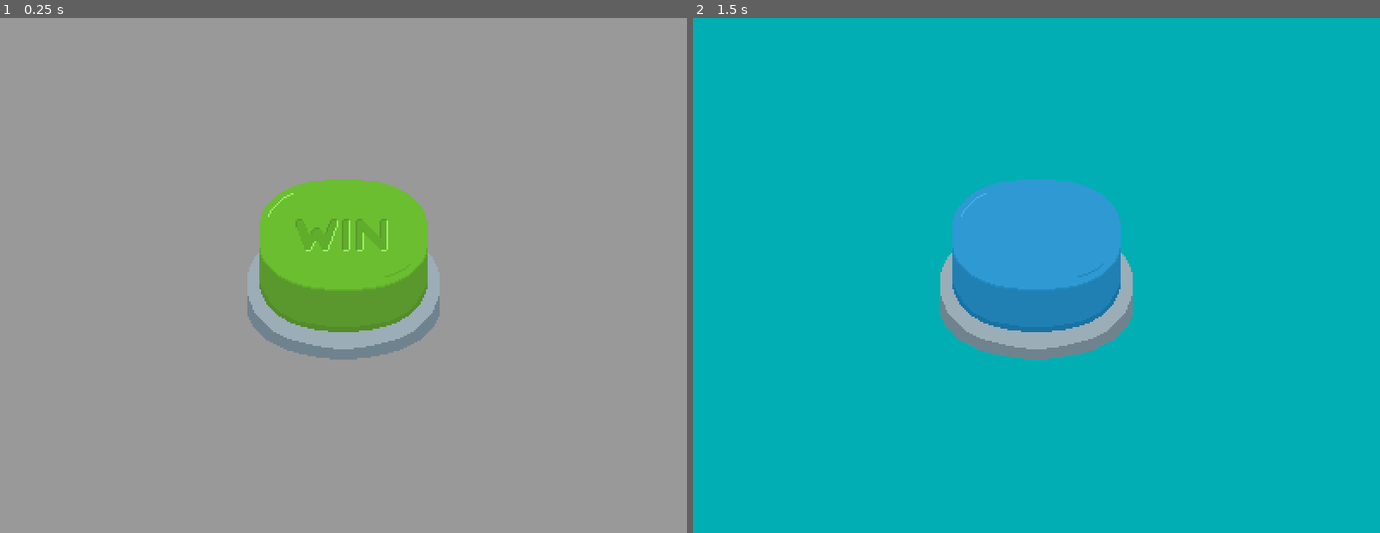
Above: before the commit, frames 1-2 (left to right).
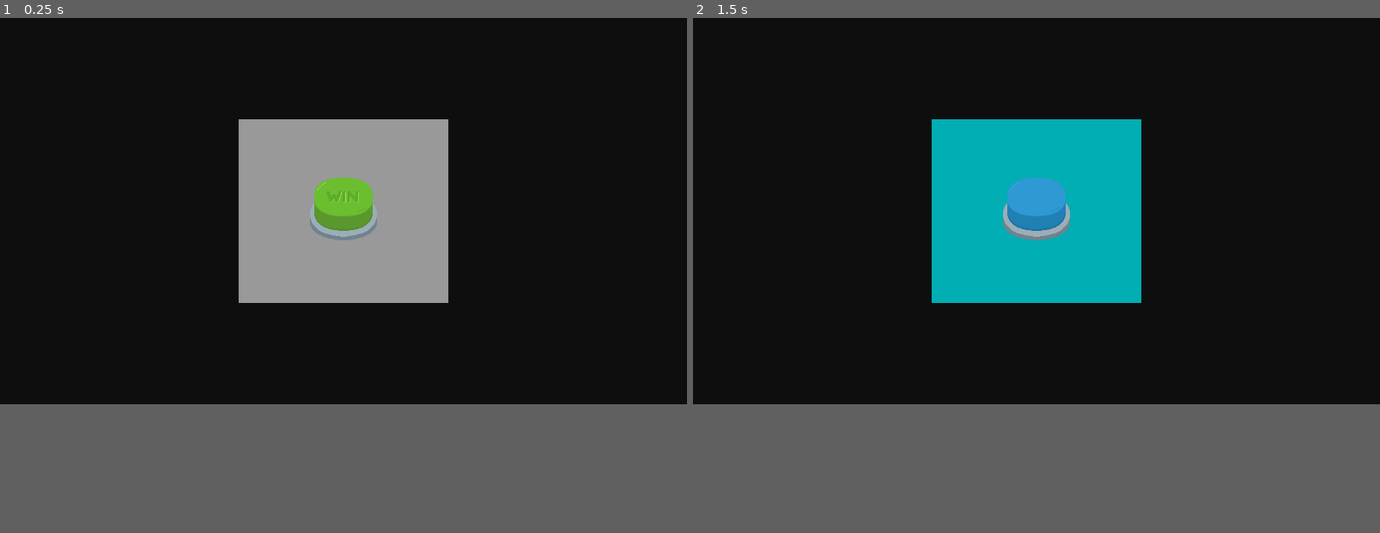
Above: after the commit, the same moments.

Repository: Ruebenritter/theonebuttongame
Game: Godot game, scene res://views/main.tscn
Same seed, same stepped clock (60 frames per second), same inputs: the game is played once before the commit and once after it.
Inputs (mouse positions are in pixels of both pictures, inside the frame that each line leads up to):
- Up to frame 1 (0.25 s): no input
- Up to frame 2 (1.5 s): click (1036, 275) at 0.5 s; click (1036, 275) at 1.25 s
In our replay, the window is 800x600 before the commit and 800x450 after it. These sizes can differ from the game's own. Grey fills any space a smaller window leaves; there, only what the larger window draws over its background counts as a difference.

The runs differ from the first frame. In frame 1, 69% of the frame differs, in the area x 0-100%, y 0-75%; in frame 2, 69%.

Commit message:
hold animation added

Diff:
--- a/project.godot
+++ b/project.godot
@@ -17,8 +17,6 @@
 
 [display]
 
-window/size/viewport_width=400
-window/size/viewport_height=300
 window/stretch/mode="viewport"
 
 [rendering]
--- a/view_models/ampel.gd
+++ b/view_models/ampel.gd
@@ -6,16 +6,18 @@
 enum Phase {RED, YELLOW, GREEN}
 var current_phase: Phase = Phase.RED
 var mouse_over = false
-
-@onready var phase_timer: Timer = $"PhaseTimer"
-@onready var button: Button = $"PanelContainer/CenterContainer/AmpelButton"
+var is_grace_period: bool = true
 
 
 func _ready():
-	button.modulate = Color.RED
-	button.text = "STOP"
-	phase_timer.wait_time = 2.0
-	phase_timer.start()
+	# Move mouse to a safe position
+	%AmpelAnimation.animation = "red"
+	%PhaseTimer.wait_time = 2.0
+	%GraceTimer.wait_time = 1.0
+	%GraceTimer.one_shot = true
+	%GraceTimer.autostart = true
+
+	%PhaseTimer.start()
 	current_phase = Phase.RED
 
 
@@ -23,32 +25,39 @@
 	match current_phase:
 		Phase.RED:
 			if mouse_over:
+				print("Mouse over during RED phase, lost!")
 				lost.emit()
 			current_phase = Phase.YELLOW
-			button.modulate = Color.YELLOW
-			button.text = "READY"
-			phase_timer.start()
+			%AmpelAnimation.animation = "yellow"
 		Phase.YELLOW:
 			if !mouse_over:
+				print("Mouse left during YELLOW phase, lost!")
 				lost.emit()
 			current_phase = Phase.GREEN
-			button.modulate = Color.GREEN
-			button.text = "WIN"
+			%AmpelAnimation.animation = "green"
 
 func _on_ampel_button_mouse_entered() -> void:
 	mouse_over = true
-	if current_phase == Phase.RED:
+	if current_phase == Phase.RED and not is_grace_period:
+		print("Mouse entered during RED phase, lost!")
 		lost.emit()
 
 
 func _on_ampel_button_mouse_exited() -> void:
 	mouse_over = false
-	if current_phase != Phase.GREEN:
-		lost.emit() # Replace with function body.
+	if current_phase != Phase.GREEN and not is_grace_period:
+		print("Mouse exited during non-GREEN phase, lost!")
+		lost.emit()
 
 
 func _on_ampel_button_pressed() -> void:
+	%AmpelAnimation.play(%AmpelAnimation.animation)
 	if current_phase != Phase.GREEN:
+		print("Button pressed during non-GREEN phase, lost!")
 		lost.emit()
 	else:
 		won.emit()
+
+
+func _on_grace_timer_timeout() -> void:
+	is_grace_period = false
--- a/view_models/genesis.gd
+++ b/view_models/genesis.gd
@@ -2,8 +2,8 @@
 
 signal won
 
-@onready var button: TextureButton = $"PanelContainer/CenterContainer/Button"
-@onready var anim: AnimatedSprite2D = $"PanelContainer/CenterContainer/Button/AnimatedSprite2D"
+
+@export var anim: AnimatedSprite2D;
 
 func _on_button_pressed() -> void:
 	anim.play("default")
--- a/view_models/hold_on.gd
+++ b/view_models/hold_on.gd
@@ -7,13 +7,14 @@
 @onready var animated_sprite: AnimatedSprite2D = %AnimatedSprite2D
 
 var is_holding: bool = false
-var time_to_wait: int = 3
+var time_to_wait: float = randf_range(1.5, 3.2)
 var has_won: bool = false
 
 func _ready():
 	hold_timer.wait_time = time_to_wait
 	hold_timer.one_shot = true
 	hold_timer.autostart = false
+	animated_sprite.animation = "hold"
 
 func _on_hold_button_button_down() -> void:
 	animated_sprite.play("hold")
--- a/views/ampel.tscn
+++ b/views/ampel.tscn
@@ -1,34 +1,130 @@
-[gd_scene load_steps=2 format=3 uid="uid://b7e3ejm5elwko"]
+[gd_scene load_steps=18 format=3 uid="uid://b7e3ejm5elwko"]
 
-[ext_resource type="Script" uid="uid://chxiujguuyvhn" path="res://view_models/ampel.gd" id="1_lykj0"]
+[ext_resource type="PackedScene" uid="uid://doa14uem2xh2m" path="res://views/base_small.tscn" id="1_lykj0"]
+[ext_resource type="Script" uid="uid://chxiujguuyvhn" path="res://view_models/ampel.gd" id="2_3pyfo"]
+[ext_resource type="Texture2D" uid="uid://dp7688iwpastv" path="res://assets/green_button.png" id="2_xo2bs"]
+[ext_resource type="Texture2D" uid="uid://cun1o04qr4x1w" path="res://assets/stop_ready.png" id="3_rflk6"]
+[ext_resource type="Texture2D" uid="uid://df1e71vvl446y" path="res://assets/hold_button.png" id="5_fr3w8"]
 
-[node name="ampel" type="Control"]
-layout_mode = 3
-anchors_preset = 15
-anchor_right = 1.0
-anchor_bottom = 1.0
-grow_horizontal = 2
-grow_vertical = 2
-script = ExtResource("1_lykj0")
+[sub_resource type="AtlasTexture" id="AtlasTexture_2jt75"]
+atlas = ExtResource("2_xo2bs")
+region = Rect2(0, 0, 128, 128)
 
-[node name="PanelContainer" type="PanelContainer" parent="."]
-layout_mode = 1
-anchors_preset = 15
-anchor_right = 1.0
-anchor_bottom = 1.0
-grow_horizontal = 2
-grow_vertical = 2
+[sub_resource type="AtlasTexture" id="AtlasTexture_olbh5"]
+atlas = ExtResource("2_xo2bs")
+region = Rect2(128, 0, 128, 128)
 
-[node name="CenterContainer" type="CenterContainer" parent="PanelContainer"]
+[sub_resource type="AtlasTexture" id="AtlasTexture_ggasd"]
+atlas = ExtResource("2_xo2bs")
+region = Rect2(256, 0, 128, 128)
+
+[sub_resource type="AtlasTexture" id="AtlasTexture_b6rsm"]
+atlas = ExtResource("2_xo2bs")
+region = Rect2(384, 0, 128, 128)
+
+[sub_resource type="AtlasTexture" id="AtlasTexture_1jhym"]
+atlas = ExtResource("2_xo2bs")
+region = Rect2(512, 0, 128, 128)
+
+[sub_resource type="AtlasTexture" id="AtlasTexture_mfq2c"]
+atlas = ExtResource("3_rflk6")
+region = Rect2(0, 0, 128, 128)
+
+[sub_resource type="AtlasTexture" id="AtlasTexture_4rtfg"]
+atlas = ExtResource("3_rflk6")
+region = Rect2(128, 0, 128, 128)
+
+[sub_resource type="AtlasTexture" id="AtlasTexture_6hkuq"]
+atlas = ExtResource("5_fr3w8")
+region = Rect2(128, 0, 128, 128)
+
+[sub_resource type="AtlasTexture" id="AtlasTexture_mv2rw"]
+atlas = ExtResource("5_fr3w8")
+region = Rect2(256, 0, 128, 128)
+
+[sub_resource type="AtlasTexture" id="AtlasTexture_e876t"]
+atlas = ExtResource("5_fr3w8")
+region = Rect2(384, 0, 128, 128)
+
+[sub_resource type="AtlasTexture" id="AtlasTexture_r2k5j"]
+atlas = ExtResource("5_fr3w8")
+region = Rect2(512, 0, 128, 128)
+
+[sub_resource type="SpriteFrames" id="SpriteFrames_3pyfo"]
+animations = [{
+"frames": [{
+"duration": 1.0,
+"texture": SubResource("AtlasTexture_2jt75")
+}, {
+"duration": 1.0,
+"texture": SubResource("AtlasTexture_olbh5")
+}, {
+"duration": 1.0,
+"texture": SubResource("AtlasTexture_ggasd")
+}, {
+"duration": 1.0,
+"texture": SubResource("AtlasTexture_b6rsm")
+}, {
+"duration": 1.0,
+"texture": SubResource("AtlasTexture_1jhym")
+}],
+"loop": true,
+"name": &"green",
+"speed": 5.0
+}, {
+"frames": [{
+"duration": 1.0,
+"texture": SubResource("AtlasTexture_mfq2c")
+}],
+"loop": true,
+"name": &"red",
+"speed": 5.0
+}, {
+"frames": [{
+"duration": 1.0,
+"texture": SubResource("AtlasTexture_4rtfg")
+}, {
+"duration": 1.0,
+"texture": SubResource("AtlasTexture_6hkuq")
+}, {
+"duration": 1.0,
+"texture": SubResource("AtlasTexture_mv2rw")
+}, {
+"duration": 1.0,
+"texture": SubResource("AtlasTexture_e876t")
+}, {
+"duration": 1.0,
+"texture": SubResource("AtlasTexture_r2k5j")
+}],
+"loop": true,
+"name": &"yellow",
+"speed": 5.0
+}]
+
+[node name="ampel" instance=ExtResource("1_lykj0")]
+script = ExtResource("2_3pyfo")
+
+[node name="PhaseTimer" type="Timer" parent="PanelContainer/MarginContainer" index="0"]
+unique_name_in_owner = true
+
+[node name="CenterContainer" type="CenterContainer" parent="PanelContainer/MarginContainer/PanelContainer" index="0"]
 layout_mode = 2
 
-[node name="AmpelButton" type="Button" parent="PanelContainer/CenterContainer"]
-custom_minimum_size = Vector2(100, 100)
+[node name="AmpelButton" type="TextureButton" parent="PanelContainer/MarginContainer/PanelContainer/CenterContainer" index="0"]
+custom_minimum_size = Vector2(128, 128)
 layout_mode = 2
 
-[node name="PhaseTimer" type="Timer" parent="."]
+[node name="AmpelAnimation" type="AnimatedSprite2D" parent="PanelContainer/MarginContainer/PanelContainer/CenterContainer/AmpelButton" index="0"]
+unique_name_in_owner = true
+sprite_frames = SubResource("SpriteFrames_3pyfo")
+animation = &"red"
+centered = false
 
-[connection signal="mouse_entered" from="PanelContainer/CenterContainer/AmpelButton" to="." method="_on_ampel_button_mouse_entered"]
-[connection signal="mouse_exited" from="PanelContainer/CenterContainer/AmpelButton" to="." method="_on_ampel_button_mouse_exited"]
-[connection signal="pressed" from="PanelContainer/CenterContainer/AmpelButton" to="." method="_on_ampel_button_pressed"]
-[connection signal="timeout" from="PhaseTimer" to="." method="_on_phase_timer_timeout"]
+[node name="GraceTimer" type="Timer" parent="PanelContainer/MarginContainer/PanelContainer/CenterContainer/AmpelButton" index="1"]
+unique_name_in_owner = true
+
+[connection signal="timeout" from="PanelContainer/MarginContainer/PhaseTimer" to="." method="_on_phase_timer_timeout"]
+[connection signal="mouse_entered" from="PanelContainer/MarginContainer/PanelContainer/CenterContainer/AmpelButton" to="." method="_on_ampel_button_mouse_entered"]
+[connection signal="mouse_exited" from="PanelContainer/MarginContainer/PanelContainer/CenterContainer/AmpelButton" to="." method="_on_ampel_button_mouse_exited"]
+[connection signal="pressed" from="PanelContainer/MarginContainer/PanelContainer/CenterContainer/AmpelButton" to="." method="_on_ampel_button_pressed"]
+[connection signal="timeout" from="PanelContainer/MarginContainer/PanelContainer/CenterContainer/AmpelButton/GraceTimer" to="." method="_on_grace_timer_timeout"]
--- /dev/null
+++ b/views/base_small.tscn
@@ -0,0 +1,34 @@
+[gd_scene load_steps=3 format=3 uid="uid://doa14uem2xh2m"]
+
+[sub_resource type="StyleBoxFlat" id="StyleBoxFlat_s0acl"]
+bg_color = Color(0, 0, 0, 1)
+
+[sub_resource type="StyleBoxFlat" id="StyleBoxFlat_j75x2"]
+
+[node name="base_small" type="Control"]
+layout_mode = 3
+anchors_preset = 15
+anchor_right = 1.0
+anchor_bottom = 1.0
+grow_horizontal = 2
+grow_vertical = 2
+
+[node name="PanelContainer" type="PanelContainer" parent="."]
+layout_mode = 1
+anchors_preset = 15
+anchor_right = 1.0
+anchor_bottom = 1.0
+grow_horizontal = 2
+grow_vertical = 2
+theme_override_styles/panel = SubResource("StyleBoxFlat_s0acl")
+
+[node name="MarginContainer" type="MarginContainer" parent="PanelContainer"]
+layout_mode = 2
+theme_override_constants/margin_left = 400
+theme_override_constants/margin_top = 150
+theme_override_constants/margin_right = 400
+theme_override_constants/margin_bottom = 150
+
+[node name="PanelContainer" type="PanelContainer" parent="PanelContainer/MarginContainer"]
+layout_mode = 2
+theme_override_styles/panel = SubResource("StyleBoxFlat_j75x2")
--- a/views/genesis.tscn
+++ b/views/genesis.tscn
@@ -1,7 +1,10 @@
-[gd_scene load_steps=10 format=3 uid="uid://b1mqf6vkuiv4m"]
+[gd_scene load_steps=11 format=3 uid="uid://b1mqf6vkuiv4m"]
 
 [ext_resource type="Script" uid="uid://dyybotdxw6ppf" path="res://view_models/genesis.gd" id="1_4efmx"]
 [ext_resource type="Texture2D" uid="uid://dp7688iwpastv" path="res://assets/green_button.png" id="2_7lnu2"]
+
+[sub_resource type="StyleBoxFlat" id="StyleBoxFlat_jt6qo"]
+bg_color = Color(0.0562916, 0.0562916, 0.0562916, 1)
 
 [sub_resource type="StyleBoxFlat" id="StyleBoxFlat_7lnu2"]
 
@@ -48,7 +51,7 @@
 "speed": 60.0
 }]
 
-[node name="Genesis" type="Control"]
+[node name="Genesis" type="Control" node_paths=PackedStringArray("anim")]
 layout_mode = 3
 anchors_preset = 15
 anchor_right = 1.0
@@ -56,6 +59,7 @@
 grow_horizontal = 2
 grow_vertical = 2
 script = ExtResource("1_4efmx")
+anim = NodePath("MarginContainer/PanelContainer/CenterContainer/Button/AnimatedSprite2D")
 
 [node name="PanelContainer" type="PanelContainer" parent="."]
 layout_mode = 1
@@ -64,17 +68,33 @@
 anchor_bottom = 1.0
 grow_horizontal = 2
 grow_vertical = 2
+theme_override_styles/panel = SubResource("StyleBoxFlat_jt6qo")
+
+[node name="MarginContainer" type="MarginContainer" parent="."]
+layout_mode = 1
+anchors_preset = 15
+anchor_right = 1.0
+anchor_bottom = 1.0
+grow_horizontal = 2
+grow_vertical = 2
+theme_override_constants/margin_left = 400
+theme_override_constants/margin_top = 170
+theme_override_constants/margin_right = 400
+theme_override_constants/margin_bottom = 170
+
+[node name="PanelContainer" type="PanelContainer" parent="MarginContainer"]
+layout_mode = 2
 theme_override_styles/panel = SubResource("StyleBoxFlat_7lnu2")
 
-[node name="CenterContainer" type="CenterContainer" parent="PanelContainer"]
+[node name="CenterContainer" type="CenterContainer" parent="MarginContainer/PanelContainer"]
 layout_mode = 2
 
-[node name="Button" type="TextureButton" parent="PanelContainer/CenterContainer"]
+[node name="Button" type="TextureButton" parent="MarginContainer/PanelContainer/CenterContainer"]
 custom_minimum_size = Vector2(128, 128)
 layout_mode = 2
 
-[node name="AnimatedSprite2D" type="AnimatedSprite2D" parent="PanelContainer/CenterContainer/Button"]
+[node name="AnimatedSprite2D" type="AnimatedSprite2D" parent="MarginContainer/PanelContainer/CenterContainer/Button"]
 sprite_frames = SubResource("SpriteFrames_0gygv")
 centered = false
 
-[connection signal="pressed" from="PanelContainer/CenterContainer/Button" to="." method="_on_button_pressed"]
+[connection signal="pressed" from="MarginContainer/PanelContainer/CenterContainer/Button" to="." method="_on_button_pressed"]
--- a/views/hold_on.tscn
+++ b/views/hold_on.tscn
@@ -1,7 +1,10 @@
-[gd_scene load_steps=15 format=3 uid="uid://o6fvpgfs742w"]
+[gd_scene load_steps=16 format=3 uid="uid://o6fvpgfs742w"]
 
 [ext_resource type="Script" uid="uid://dkernoyprnsfc" path="res://view_models/hold_on.gd" id="1_612rv"]
 [ext_resource type="Texture2D" uid="uid://df1e71vvl446y" path="res://assets/hold_button.png" id="2_nkgys"]
+
+[sub_resource type="StyleBoxFlat" id="StyleBoxFlat_nkgys"]
+bg_color = Color(0.054902, 0.054902, 0.054902, 1)
 
 [sub_resource type="StyleBoxFlat" id="StyleBoxFlat_itiys"]
 bg_color = Color(1.44392e-06, 0.684226, 0.703303, 1)
@@ -105,17 +108,33 @@
 anchor_bottom = 1.0
 grow_horizontal = 2
 grow_vertical = 2
+theme_override_styles/panel = SubResource("StyleBoxFlat_nkgys")
+
+[node name="MarginContainer" type="MarginContainer" parent="."]
+layout_mode = 1
+anchors_preset = 15
+anchor_right = 1.0
+anchor_bottom = 1.0
+grow_horizontal = 2
+grow_vertical = 2
+theme_override_constants/margin_left = 400
+theme_override_constants/margin_top = 170
+theme_override_constants/margin_right = 400
+theme_override_constants/margin_bottom = 170
+
+[node name="PanelContainer" type="PanelContainer" parent="MarginContainer"]
+layout_mode = 2
 theme_override_styles/panel = SubResource("StyleBoxFlat_itiys")
 
-[node name="CenterContainer" type="CenterContainer" parent="PanelContainer"]
+[node name="CenterContainer" type="CenterContainer" parent="MarginContainer/PanelContainer"]
 layout_mode = 2
 
-[node name="HoldButton" type="TextureButton" parent="PanelContainer/CenterContainer"]
+[node name="HoldButton" type="TextureButton" parent="MarginContainer/PanelContainer/CenterContainer"]
 unique_name_in_owner = true
 custom_minimum_size = Vector2(128, 128)
 layout_mode = 2
 
-[node name="AnimatedSprite2D" type="AnimatedSprite2D" parent="PanelContainer/CenterContainer/HoldButton"]
+[node name="AnimatedSprite2D" type="AnimatedSprite2D" parent="MarginContainer/PanelContainer/CenterContainer/HoldButton"]
 unique_name_in_owner = true
 sprite_frames = SubResource("SpriteFrames_612rv")
 animation = &"hold"
@@ -123,6 +142,6 @@
 
 [node name="HoldTimer" type="Timer" parent="."]
 
-[connection signal="button_down" from="PanelContainer/CenterContainer/HoldButton" to="." method="_on_hold_button_button_down"]
-[connection signal="button_up" from="PanelContainer/CenterContainer/HoldButton" to="." method="_on_hold_button_button_up"]
+[connection signal="button_down" from="MarginContainer/PanelContainer/CenterContainer/HoldButton" to="." method="_on_hold_button_button_down"]
+[connection signal="button_up" from="MarginContainer/PanelContainer/CenterContainer/HoldButton" to="." method="_on_hold_button_button_up"]
 [connection signal="timeout" from="HoldTimer" to="." method="_on_hold_timer_timeout"]
Not shown: 1 places in views/loading.tscn that only renumber resources
